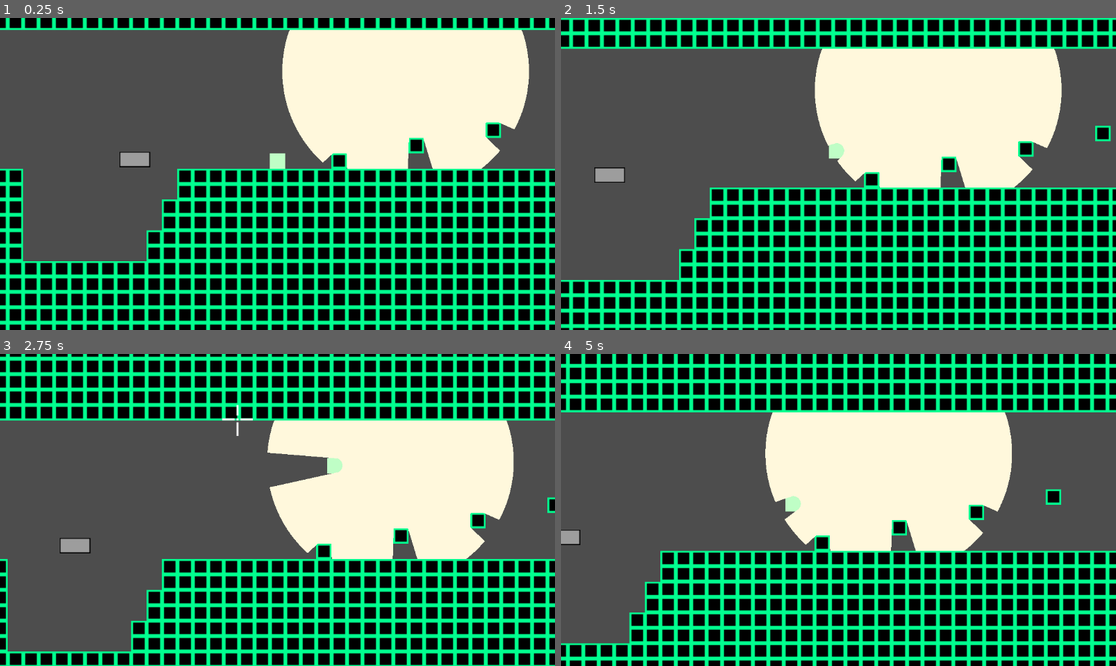
Above: before the commit, frames 1-4 (two rows, left to right).
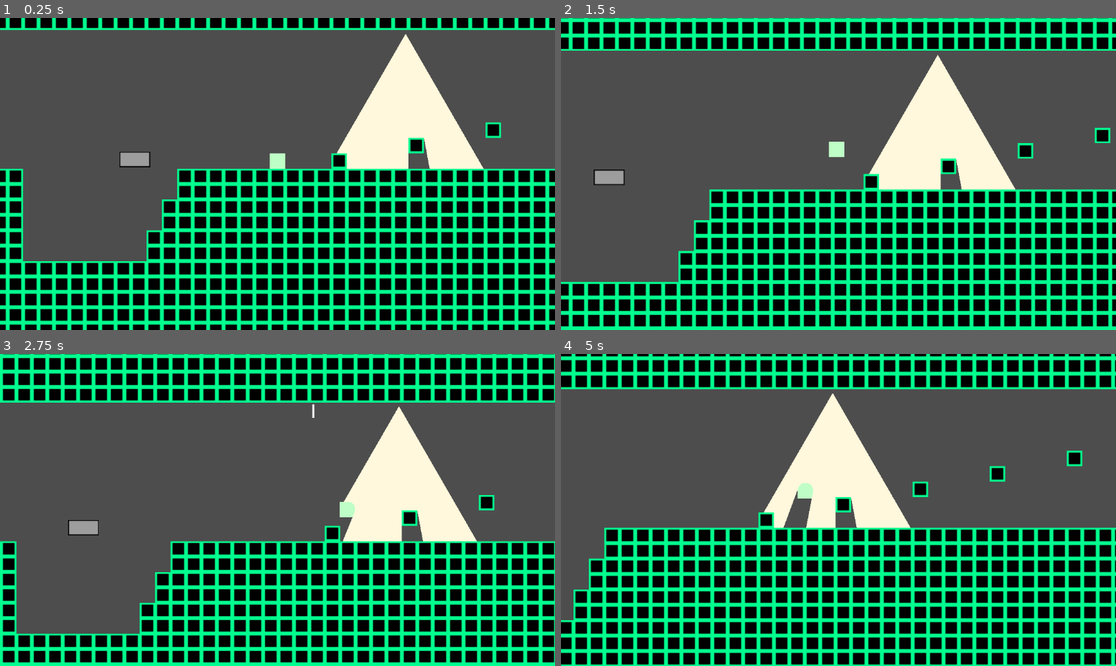
Above: after the commit, the same moments.

Repository: mtthwm/Godot-Platformer
Game: Godot game, scene res://Scenes/PlayerExperimentation.tscn
Two runs of this game, one before a commit and one after it. Both use one fixed random seed, a clock stepped at 60 frames per second and the inputs below.
Inputs:
- Up to frame 1 (0.25 s): no input
- Up to frame 2 (1.5 s): hold D (move_right) 0.53-1.28 s; hold Shift (move_grapple) 0.53-1.28 s; tap Space (move_jump) at 0.77, 0.8, 1.07, 1.35 s; hold A (move_left) from 1.28 s (still down)
- Up to frame 3 (2.75 s): tap Space (move_jump) at 1.52, 1.82, 2.3 s; tap Shift (move_grapple) at 1.55 s; release A (move_left) at 2.03 s; hold D (move_right) from 2.03 s (still down); hold Shift (move_grapple) from 2.03 s (still down)
- Up to frame 4 (5 s): release Shift (move_grapple) at 2.78 s; tap Shift (move_grapple) at 2.85, 4.35 s; tap Space (move_jump) at 3.02, 3.32, 4.52, 4.82 s; release D (move_right) at 3.53 s; hold Space (move_jump) 3.53-4.28 s; hold A (move_left) from 3.53 s (still down)

The runs differ from the first frame. In frame 1, 12% of the frame differs, in the area x 50-96%, y 3-49%; in frame 2, 34%; in frame 3, 52%; in frame 4, 63%, in the area x 0-100%, y 0-100%.

Commit message:
Improved observers

Diff:
--- /dev/null
+++ b/Prefabs/Player.tscn
@@ -0,0 +1,86 @@
+[gd_scene load_steps=10 format=3 uid="uid://dxtxioyby0cyq"]
+
+[ext_resource type="Script" path="res://Script/PlayerMovement.gd" id="1_r3pkd"]
+[ext_resource type="Script" path="res://Script/GroundChecker.gd" id="2_p6wvx"]
+[ext_resource type="Texture2D" uid="uid://n2yioeiesti2" path="res://Sprites/Crosshairs.png" id="3_4l6a0"]
+
+[sub_resource type="PhysicsMaterial" id="PhysicsMaterial_vf1f0"]
+friction = 0.5
+
+[sub_resource type="CapsuleShape2D" id="CapsuleShape2D_k7fle"]
+radius = 8.0
+height = 16.0
+
+[sub_resource type="CanvasTexture" id="CanvasTexture_wjtec"]
+
+[sub_resource type="RectangleShape2D" id="RectangleShape2D_3npsx"]
+size = Vector2(12, 1)
+
+[sub_resource type="RectangleShape2D" id="RectangleShape2D_kupmo"]
+size = Vector2(1.5, 15)
+
+[sub_resource type="RectangleShape2D" id="RectangleShape2D_52jr2"]
+size = Vector2(1.5, 15)
+
+[node name="Player" type="RigidBody2D" node_paths=PackedStringArray("groundCheck", "leftWallChecker", "rightWallChecker", "ceilingChecker", "crosshair")]
+position = Vector2(0, -32)
+physics_material_override = SubResource("PhysicsMaterial_vf1f0")
+continuous_cd = 1
+lock_rotation = true
+script = ExtResource("1_r3pkd")
+groundCheck = NodePath("GroundChecker")
+leftWallChecker = NodePath("LeftWallChecker")
+rightWallChecker = NodePath("RightWallChecker")
+ceilingChecker = NodePath("CeilingChecker")
+crosshair = NodePath("Crosshair")
+
+[node name="Collider" type="CollisionShape2D" parent="."]
+shape = SubResource("CapsuleShape2D_k7fle")
+
+[node name="Sprite2D" type="Sprite2D" parent="."]
+modulate = Color(0.74902, 0.996078, 0.776471, 1)
+position = Vector2(0, -4.76837e-07)
+scale = Vector2(16, 16)
+texture = SubResource("CanvasTexture_wjtec")
+
+[node name="GroundChecker" type="Area2D" parent="."]
+script = ExtResource("2_p6wvx")
+
+[node name="CollisionShape2D" type="CollisionShape2D" parent="GroundChecker"]
+position = Vector2(0, 8.5)
+shape = SubResource("RectangleShape2D_3npsx")
+
+[node name="RightWallChecker" type="Area2D" parent="."]
+script = ExtResource("2_p6wvx")
+
+[node name="CollisionShape2D" type="CollisionShape2D" parent="RightWallChecker"]
+position = Vector2(9, -0.5)
+shape = SubResource("RectangleShape2D_kupmo")
+disabled = true
+
+[node name="LeftWallChecker" type="Area2D" parent="."]
+script = ExtResource("2_p6wvx")
+
+[node name="CollisionShape2D" type="CollisionShape2D" parent="LeftWallChecker"]
+position = Vector2(-9, -0.5)
+shape = SubResource("RectangleShape2D_52jr2")
+
+[node name="CeilingChecker" type="Area2D" parent="."]
+script = ExtResource("2_p6wvx")
+
+[node name="CollisionShape2D" type="CollisionShape2D" parent="CeilingChecker"]
+position = Vector2(0, -9)
+shape = SubResource("RectangleShape2D_3npsx")
+
+[node name="Crosshair" type="Sprite2D" parent="."]
+position = Vector2(-72, -57)
+texture = ExtResource("3_4l6a0")
+
+[connection signal="body_entered" from="GroundChecker" to="GroundChecker" method="_on_body_entered"]
+[connection signal="body_exited" from="GroundChecker" to="GroundChecker" method="_on_body_exited"]
+[connection signal="body_entered" from="RightWallChecker" to="RightWallChecker" method="_on_body_entered"]
+[connection signal="body_exited" from="RightWallChecker" to="RightWallChecker" method="_on_body_exited"]
+[connection signal="body_entered" from="LeftWallChecker" to="LeftWallChecker" method="_on_body_entered"]
+[connection signal="body_exited" from="LeftWallChecker" to="LeftWallChecker" method="_on_body_exited"]
+[connection signal="body_entered" from="CeilingChecker" to="CeilingChecker" method="_on_body_entered"]
+[connection signal="body_exited" from="CeilingChecker" to="CeilingChecker" method="_on_body_exited"]
--- /dev/null
+++ b/Prefabs/observer.tscn
@@ -0,0 +1,22 @@
+[gd_scene load_steps=4 format=3 uid="uid://ce2k61sbpf48o"]
+
+[ext_resource type="Texture2D" uid="uid://bnvca84fwsjp4" path="res://SpriteAtlas/ObserverGradient.png" id="1_l410r"]
+[ext_resource type="Script" path="res://Script/Observer.gd" id="2_js6tj"]
+
+[sub_resource type="ImmediateMesh" id="ImmediateMesh_vrnlq"]
+
+[node name="Observer" type="MeshInstance2D" node_paths=PackedStringArray("polygonCollider")]
+position = Vector2(133, -156)
+mesh = SubResource("ImmediateMesh_vrnlq")
+texture = ExtResource("1_l410r")
+script = ExtResource("2_js6tj")
+resolution = 512
+polygonCollider = NodePath("StaticBody2D/CollisionPolygon2D")
+radius = 208.0
+minAngle = 240.0
+maxAngle = 300.0
+
+[node name="StaticBody2D" type="Area2D" parent="."]
+
+[node name="CollisionPolygon2D" type="CollisionPolygon2D" parent="StaticBody2D"]
+polygon = PackedVector2Array(10, 0, 0, 0, 0, 10)
--- a/Scenes/PlayerExperimentation.tscn
+++ b/Scenes/PlayerExperimentation.tscn
@@ -1,32 +1,11 @@
-[gd_scene load_steps=21 format=3 uid="uid://dq7axmxbv4wty"]
+[gd_scene load_steps=11 format=3 uid="uid://dq7axmxbv4wty"]
 
-[ext_resource type="Script" path="res://Script/PlayerMovement.gd" id="1_1pn2c"]
+[ext_resource type="PackedScene" uid="uid://dxtxioyby0cyq" path="res://Prefabs/Player.tscn" id="1_pf3up"]
 [ext_resource type="Texture2D" uid="uid://b8754c7ftkswr" path="res://SpriteAtlas/DebugTilemap.png" id="2_d8oc8"]
-[ext_resource type="Script" path="res://Script/GroundChecker.gd" id="2_thmgb"]
 [ext_resource type="Script" path="res://Script/CameraFollow.gd" id="3_5q01v"]
-[ext_resource type="Script" path="res://Script/Observer.gd" id="4_3oj6r"]
-[ext_resource type="Texture2D" uid="uid://bnvca84fwsjp4" path="res://SpriteAtlas/ObserverGradient.png" id="5_n5yul"]
-[ext_resource type="Texture2D" uid="uid://n2yioeiesti2" path="res://Sprites/Crosshairs.png" id="6_is4is"]
+[ext_resource type="PackedScene" uid="uid://ce2k61sbpf48o" path="res://Prefabs/observer.tscn" id="4_3bopk"]
 [ext_resource type="Texture2D" uid="uid://dhpmjx4ltupl8" path="res://Sprites/Platform.png" id="8_tvlbp"]
 [ext_resource type="Script" path="res://Script/MovingPlatform.gd" id="9_8nbd6"]
-
-[sub_resource type="PhysicsMaterial" id="PhysicsMaterial_vf1f0"]
-friction = 0.5
-
-[sub_resource type="CapsuleShape2D" id="CapsuleShape2D_k7fle"]
-radius = 8.0
-height = 16.0
-
-[sub_resource type="CanvasTexture" id="CanvasTexture_wjtec"]
-
-[sub_resource type="RectangleShape2D" id="RectangleShape2D_3npsx"]
-size = Vector2(12, 1)
-
-[sub_resource type="RectangleShape2D" id="RectangleShape2D_kupmo"]
-size = Vector2(1.5, 15)
-
-[sub_resource type="RectangleShape2D" id="RectangleShape2D_52jr2"]
-size = Vector2(1.5, 15)
 
 [sub_resource type="PhysicsMaterial" id="PhysicsMaterial_omcgf"]
 friction = 0.5
@@ -75,62 +54,12 @@
 physics_layer_0/physics_material = SubResource("PhysicsMaterial_omcgf")
 sources/1 = SubResource("TileSetAtlasSource_kxf2e")
 
-[sub_resource type="ImmediateMesh" id="ImmediateMesh_vrnlq"]
-
 [sub_resource type="RectangleShape2D" id="RectangleShape2D_1yj6x"]
 size = Vector2(32, 15)
 
 [node name="Node2D" type="Node2D"]
 
-[node name="Player" type="RigidBody2D" parent="." node_paths=PackedStringArray("groundCheck", "leftWallChecker", "rightWallChecker", "ceilingChecker", "crosshair")]
-position = Vector2(0, -32)
-physics_material_override = SubResource("PhysicsMaterial_vf1f0")
-continuous_cd = 1
-lock_rotation = true
-script = ExtResource("1_1pn2c")
-groundCheck = NodePath("GroundChecker")
-leftWallChecker = NodePath("LeftWallChecker")
-rightWallChecker = NodePath("RightWallChecker")
-ceilingChecker = NodePath("CeilingChecker")
-crosshair = NodePath("../Crosshair")
-
-[node name="Collider" type="CollisionShape2D" parent="Player"]
-shape = SubResource("CapsuleShape2D_k7fle")
-
-[node name="Sprite2D" type="Sprite2D" parent="Player"]
-modulate = Color(0.74902, 0.996078, 0.776471, 1)
-position = Vector2(0, -4.76837e-07)
-scale = Vector2(16, 16)
-texture = SubResource("CanvasTexture_wjtec")
-
-[node name="GroundChecker" type="Area2D" parent="Player"]
-script = ExtResource("2_thmgb")
-
-[node name="CollisionShape2D" type="CollisionShape2D" parent="Player/GroundChecker"]
-position = Vector2(0, 8.5)
-shape = SubResource("RectangleShape2D_3npsx")
-
-[node name="RightWallChecker" type="Area2D" parent="Player"]
-script = ExtResource("2_thmgb")
-
-[node name="CollisionShape2D" type="CollisionShape2D" parent="Player/RightWallChecker"]
-position = Vector2(9, -0.5)
-shape = SubResource("RectangleShape2D_kupmo")
-disabled = true
-
-[node name="LeftWallChecker" type="Area2D" parent="Player"]
-script = ExtResource("2_thmgb")
-
-[node name="CollisionShape2D" type="CollisionShape2D" parent="Player/LeftWallChecker"]
-position = Vector2(-9, -0.5)
-shape = SubResource("RectangleShape2D_52jr2")
-
-[node name="CeilingChecker" type="Area2D" parent="Player"]
-script = ExtResource("2_thmgb")
-
-[node name="CollisionShape2D" type="CollisionShape2D" parent="Player/CeilingChecker"]
-position = Vector2(0, -9)
-shape = SubResource("RectangleShape2D_3npsx")
+[node name="Player" parent="." instance=ExtResource("1_pf3up")]
 
 [node name="Camera2D" type="Camera2D" parent="." node_paths=PackedStringArray("positionToFollow")]
 zoom = Vector2(2, 2)
@@ -144,16 +73,7 @@
 format = 2
 layer_0/tile_data = PackedInt32Array(-131068, 65537, 0, -65532, 65537, 0, -65533, 65537, 0, -65534, 65537, 0, -65535, 6 …(35943 unchanged characters)…
 
-[node name="Observer" type="MeshInstance2D" parent="."]
-position = Vector2(133, -117)
-mesh = SubResource("ImmediateMesh_vrnlq")
-texture = ExtResource("5_n5yul")
-script = ExtResource("4_3oj6r")
-resolution = 512
-
-[node name="Crosshair" type="Sprite2D" parent="."]
-position = Vector2(-72, -89)
-texture = ExtResource("6_is4is")
+[node name="Observer" parent="." instance=ExtResource("4_3bopk")]
 
 [node name="Positions" type="Node2D" parent="."]
 position = Vector2(-232, -30)
@@ -178,12 +98,3 @@
 [node name="CollisionShape2D" type="CollisionShape2D" parent="MovingPlatform"]
 position = Vector2(0, -1.5)
 shape = SubResource("RectangleShape2D_1yj6x")
-
-[connection signal="body_entered" from="Player/GroundChecker" to="Player/GroundChecker" method="_on_body_entered"]
-[connection signal="body_exited" from="Player/GroundChecker" to="Player/GroundChecker" method="_on_body_exited"]
-[connection signal="body_entered" from="Player/RightWallChecker" to="Player/RightWallChecker" method="_on_body_entered"]
-[connection signal="body_exited" from="Player/RightWallChecker" to="Player/RightWallChecker" method="_on_body_exited"]
-[connection signal="body_entered" from="Player/LeftWallChecker" to="Player/LeftWallChecker" method="_on_body_entered"]
-[connection signal="body_exited" from="Player/LeftWallChecker" to="Player/LeftWallChecker" method="_on_body_exited"]
-[connection signal="body_entered" from="Player/CeilingChecker" to="Player/CeilingChecker" method="_on_body_entered"]
-[connection signal="body_exited" from="Player/CeilingChecker" to="Player/CeilingChecker" method="_on_body_exited"]
--- a/Script/Observer.gd
+++ b/Script/Observer.gd
@@ -3,12 +3,13 @@
 @export var resolution: int = 64;
 @export var polygonCollider: CollisionPolygon2D;
 @export var radius: float = 128;
-@export var rangeRadians: float = PI * 2;
+@export var minAngle: float = 0;
+@export var maxAngle: float = 360;
 
 var _points: Array[Vector2] = [];
 
 func _ready():
-	pass
+	_generate_collider(_deg2rad(minAngle), _deg2rad(maxAngle));
 
 func _generate_mesh ():
 	mesh.clear_surfaces();
@@ -21,16 +22,31 @@
 
 	mesh.surface_end();
 
+func _generate_collider (minRads: float, maxRads: float):
+	var polygonPoints = [Vector2.ZERO];
+
+	var innerAngle = maxRads - minRads;
+	for i in range(resolution + 1):
+		var angle = minRads + i * (innerAngle / resolution);
+		var localPoint = Vector2.RIGHT.rotated(-angle) * radius;
+		polygonPoints.append(localPoint);
+
+	polygonCollider.polygon = polygonPoints;
+
+func _deg2rad (degrees: float) -> float:
+	return degrees * PI / 180;
+
 func _physics_process(_delta):
-	_calc_FOV(rangeRadians);
+	_calc_FOV(_deg2rad(minAngle), _deg2rad(maxAngle));
 	_generate_mesh();
 
-func _calc_FOV (innerAngle: float) -> void:
+func _calc_FOV (minRads: float, maxRads: float) -> void:
+	var innerAngle = maxRads - minRads;
 	var space_state = get_world_2d().direct_space_state
 	_points.clear()
 	for i in range(resolution + 1):
-		var angle = i * (innerAngle / resolution);
-		var globalPoint = global_position + Vector2.RIGHT.rotated(angle) * radius;
+		var angle = minRads + i * (innerAngle / resolution);
+		var globalPoint = global_position + Vector2.RIGHT.rotated(-angle) * radius;
 
 		var query = PhysicsRayQueryParameters2D.create(global_position, globalPoint);
 		var result = space_state.intersect_ray(query);
--- a/Script/PlayerMovement.gd
+++ b/Script/PlayerMovement.gd
@@ -107,14 +107,14 @@
 				crosshair.modulate = Color(1, 0, 0);
 
 			crosshair.show();
-			crosshair.set_global_position(_grapplePoint);
 	else:
 		crosshair.hide();
 		_unlock_movement(3);
 
 	if _grappling:
+		crosshair.set_global_position(_grapplePoint);
 		var touchingAnything: bool = (groundCheck.isGrounded || leftWallChecker.isGrounded || rightWallChecker.isGrounded || ceilingChecker.isGrounded);
-		if touchingAnything || !Input.is_action_pressed("move_grapple"):
+		if touchingAnything || !Input.is_action_pressed("move_grapple") || Input.is_action_pressed("move_jump"):
 			_grappling = false;
 			_unlock_movement(5);
 			_grappling = false;
@@ -124,7 +124,6 @@
 	var rotateAngle = PI/2;
 	if _grappleDir.x < 0:
 		rotateAngle = -rotateAngle;
-	print_debug(_grapplePoint);
 	var tangent = toGrapplePoint.rotated(rotateAngle);
 	return grappleSpeed * tilesize * tangent;
 
@@ -147,6 +146,9 @@
 	if forceToApply.length() > 0:
 		apply_force(forceToApply);
 
+	if Input.is_action_just_released("move_right") or Input.is_action_just_released("move_left"):
+		linear_velocity.x = 0;
+
 func _lock_movement (index):
 	_locked_movement |= (1 << index);
 
